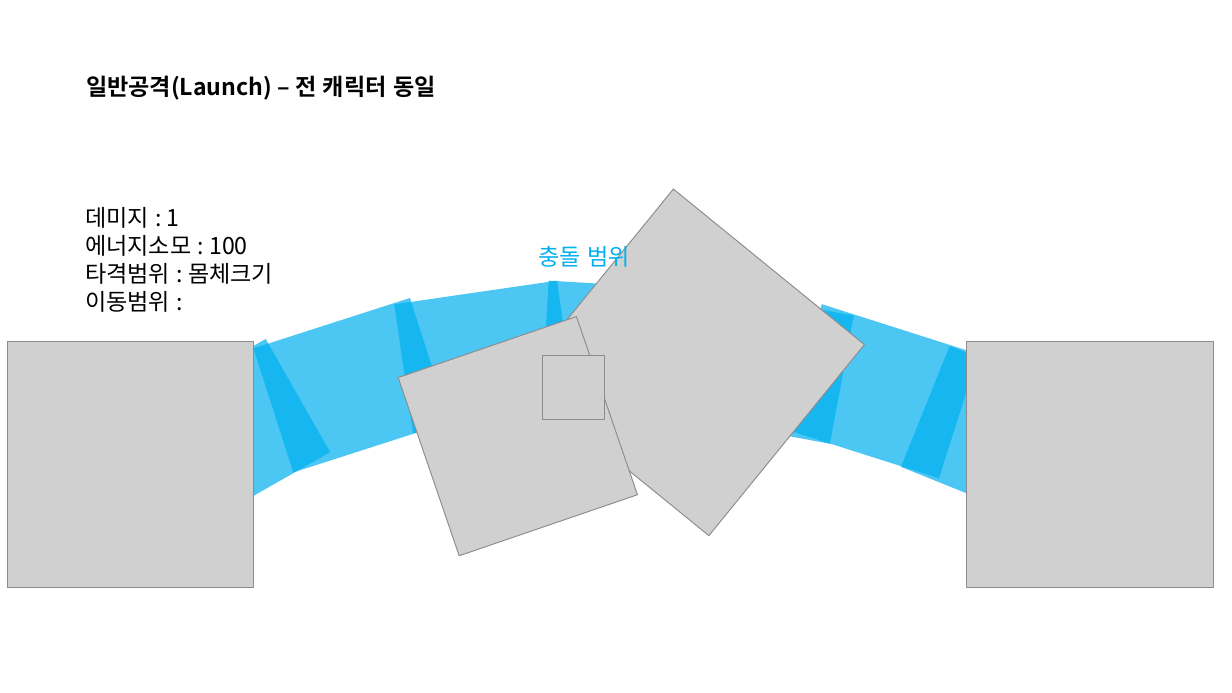
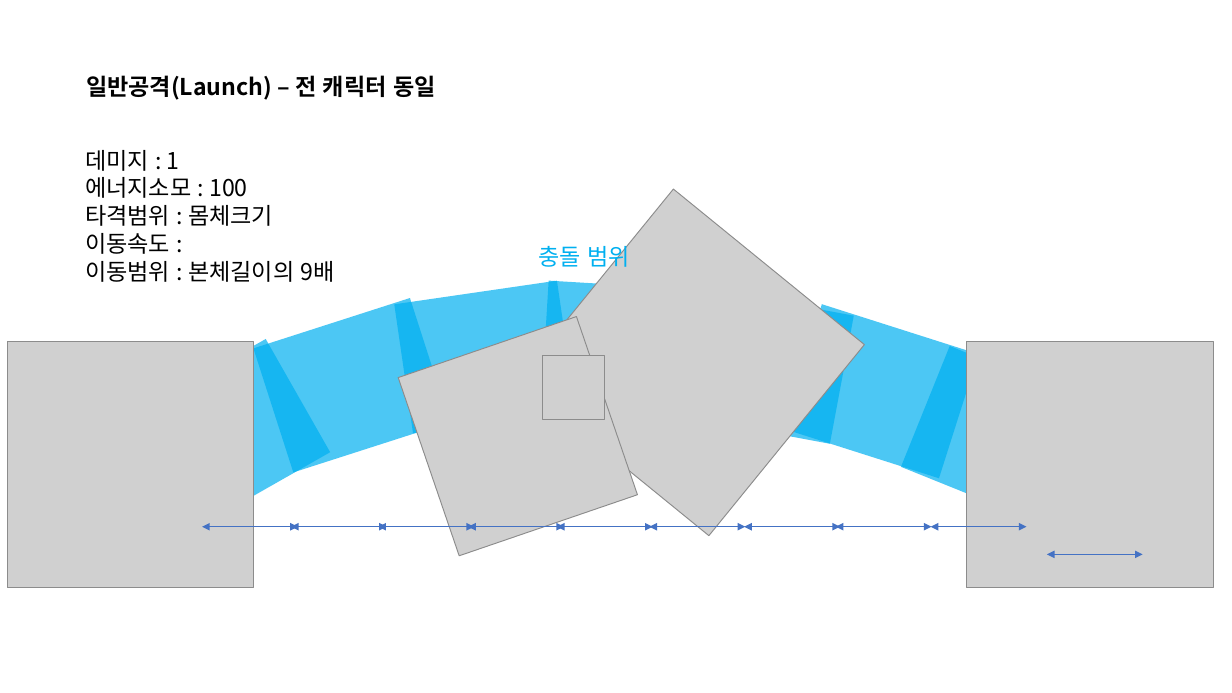
Before and after one commit to penspanic/ITWGamejam, a slide deck: slide 15 of Plan/Rocketman_씬&스킬구성.pptx (slide 16 before the commit). Drawn at 1232x693 pixels with LibreOffice and Linux fonts; fonts in the diff are those of the drawing; grey boxes stand for pictures. Boxes give left, top, right and bottom in pixels: in the first picture for what was removed or moved away, otherwise in the second. Text is boxed around its words. In the diff, an @@ line names an element or a change of style, - is before the commit and + after.

```diff
--- a/Plan/Rocketman_씬&스킬구성.pptx
+++ b/Plan/Rocketman_씬&스킬구성.pptx
@@ text "데미지 : 1": place and size @@
-text "데미지 : 1" at bbox=[85, 207, 273, 312]
+text "데미지 : 1" at bbox=[85, 150, 335, 282]
@@ text at bbox=[85, 233, 335, 282]: text changed @@
-이동범위 :
+이동속도 :
+이동범위 : 본체길이의 9배
@@ double arrow added from (202, 527) to (298, 527), #4472C4 0.5 pt @@
@@ double arrow added from (291, 527) to (387, 527), #4472C4 0.5 pt @@
@@ double arrow added from (378, 527) to (474, 527), #4472C4 0.5 pt @@
@@ double arrow added from (469, 527) to (564, 527), #4472C4 0.5 pt @@
@@ double arrow added from (557, 527) to (653, 527), #4472C4 0.5 pt @@
@@ double arrow added from (650, 527) to (746, 527), #4472C4 0.5 pt @@
@@ double arrow added from (744, 527) to (840, 527), #4472C4 0.5 pt @@
@@ double arrow added from (836, 527) to (932, 527), #4472C4 0.5 pt @@
@@ double arrow added from (931, 527) to (1027, 527), #4472C4 0.5 pt @@
@@ double arrow added from (1047, 555) to (1143, 555), #4472C4 0.5 pt @@
```
Also in this commit, not shown: 8 other slides changed, 1 slide removed.
